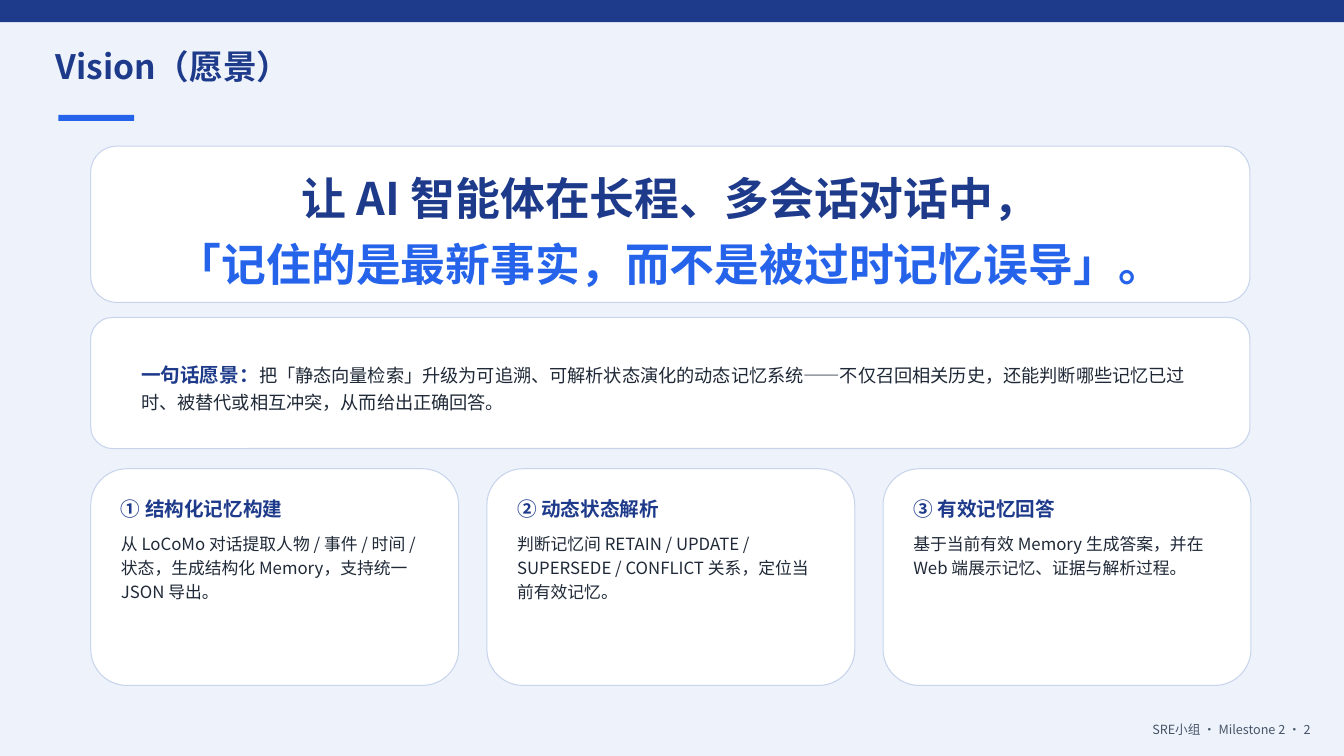
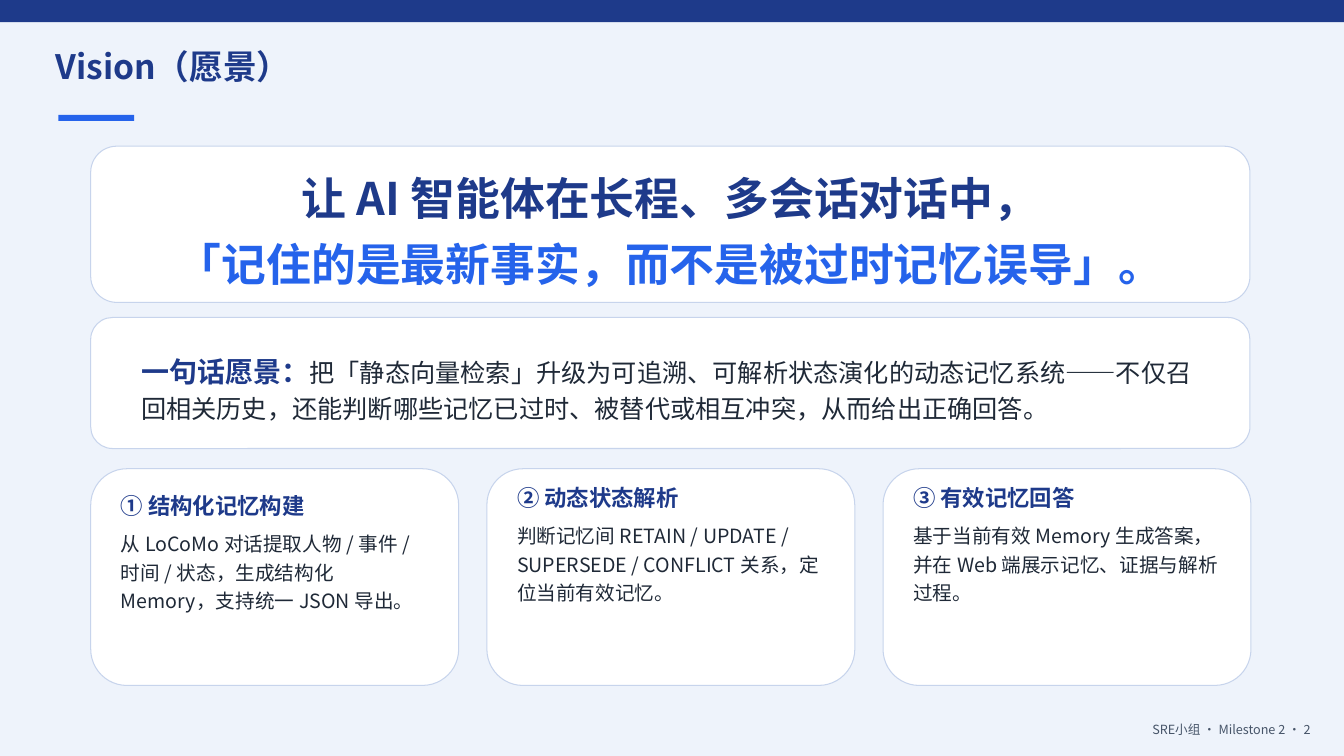
Before and after one commit to w13126755377-ops/SRE-project, a slide deck: slide 2 of PROJECT-MILESTONE2-第六组-SRE小组-v2.pptx. Drawn at 1344x756 pixels with LibreOffice and Linux fonts; fonts in the diff are those of the drawing. Boxes give left, top, right and bottom in pixels: in the first picture for what was removed or moved away, otherwise in the second. Text is boxed around its words. In the diff, an @@ line names an element or a change of style, - is before the commit and + after.

Commit message:
docs: 新增 M2 Vision & Scope 文档，更新 M2 PPT 并导出 PDF

```diff
--- a/PROJECT-MILESTONE2-第六组-SRE小组-v2.pptx
+++ b/PROJECT-MILESTONE2-第六组-SRE小组-v2.pptx
@@ text "一句话愿景：把「静态向量检索」升级为可追溯、可解析状态演化的动态记忆系统——不仅召回相关历史，还能判断哪些记忆已过时、被 ...": place and size @@
-text "一句话愿景：把「静态向量检索」升级为可追溯、可解析状态演化的动态记忆系统——不仅召回相关历史，还能判断哪些记忆已过时、被 ..." at bbox=[141, 365, 1185, 411]
+text "一句话愿景：把「静态向量检索」升级为可追溯、可解析状态演化的动态记忆系统——不仅召回相关历史，还能判断哪些记忆已过时、被 ..." at bbox=[141, 358, 1191, 421]
@@ text "一句话愿景：把「静态向量检索」升级为可追溯、可解析状态演化的动态记忆系统——不仅召回相关历史，还能判断哪些记忆已过时、被 ..." at bbox=[141, 358, 1191, 421]: size 14 to 20 pt in "一句话愿景：把「静态向量检索」升级为可追溯、可解析状态演化的动态记忆系统——不仅召回相关历史，还能判断哪些记忆已过时、被 ..."; size 13 to 18 pt @@
@@ text "① 结构化记忆构建" at bbox=[121, 495, 413, 613]: size 14 to 16 pt in "① 结构化记忆构建"; size 12 to 14 pt in "从 LoCoMo 对话提取人物 / 事件 / 时间 ..." @@
@@ text "② 动态状态解析": place and size @@
-text "② 动态状态解析" at bbox=[517, 499, 809, 600]
+text "② 动态状态解析" at bbox=[517, 486, 818, 602]
@@ text "② 动态状态解析" at bbox=[517, 486, 818, 602]: size 14 to 16 pt in "② 动态状态解析"; size 12 to 14 pt in "判断记忆间 RETAIN / UPDATE / SUPERSEDE / ..." @@
@@ text "③ 有效记忆回答": place and size @@
-text "③ 有效记忆回答" at bbox=[913, 499, 1203, 576]
+text "③ 有效记忆回答" at bbox=[913, 487, 1218, 602]
@@ text "③ 有效记忆回答" at bbox=[913, 487, 1218, 602]: size 14 to 16 pt in "③ 有效记忆回答"; size 12 to 14 pt in "基于当前有效 Memory 生成答案，并在 Web 端展示记忆、证据与解析过程。" @@
```
Also in this commit, not shown: 4 other slides changed, 6 other files.
